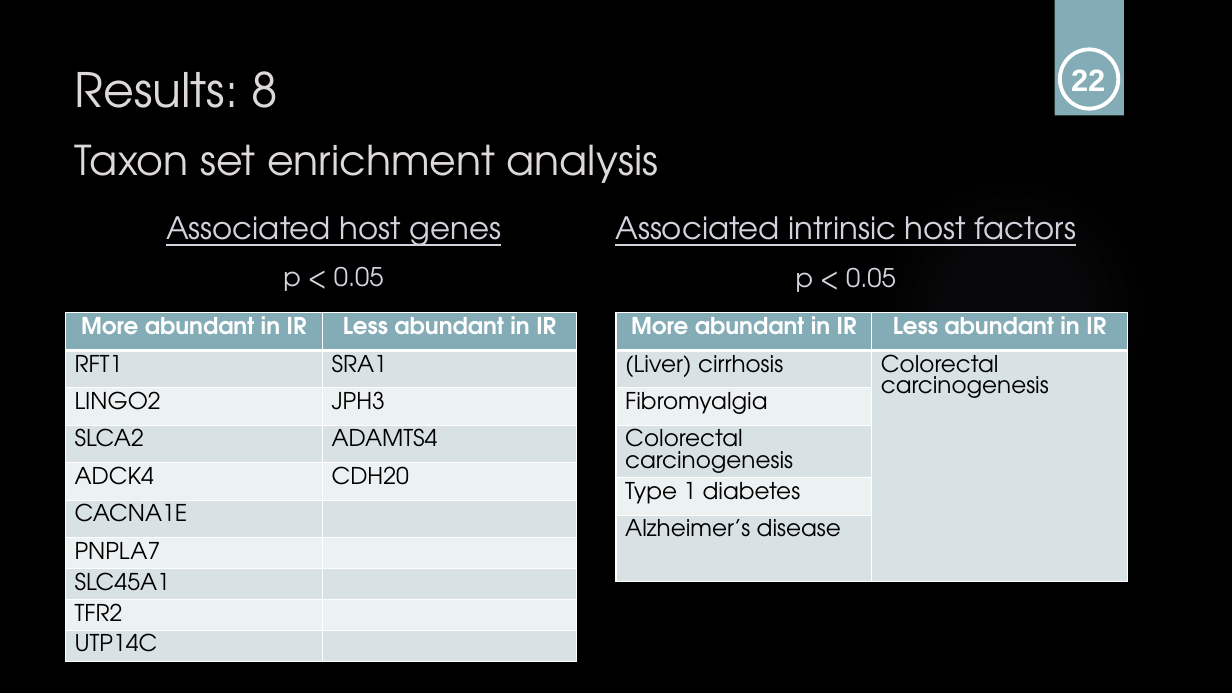
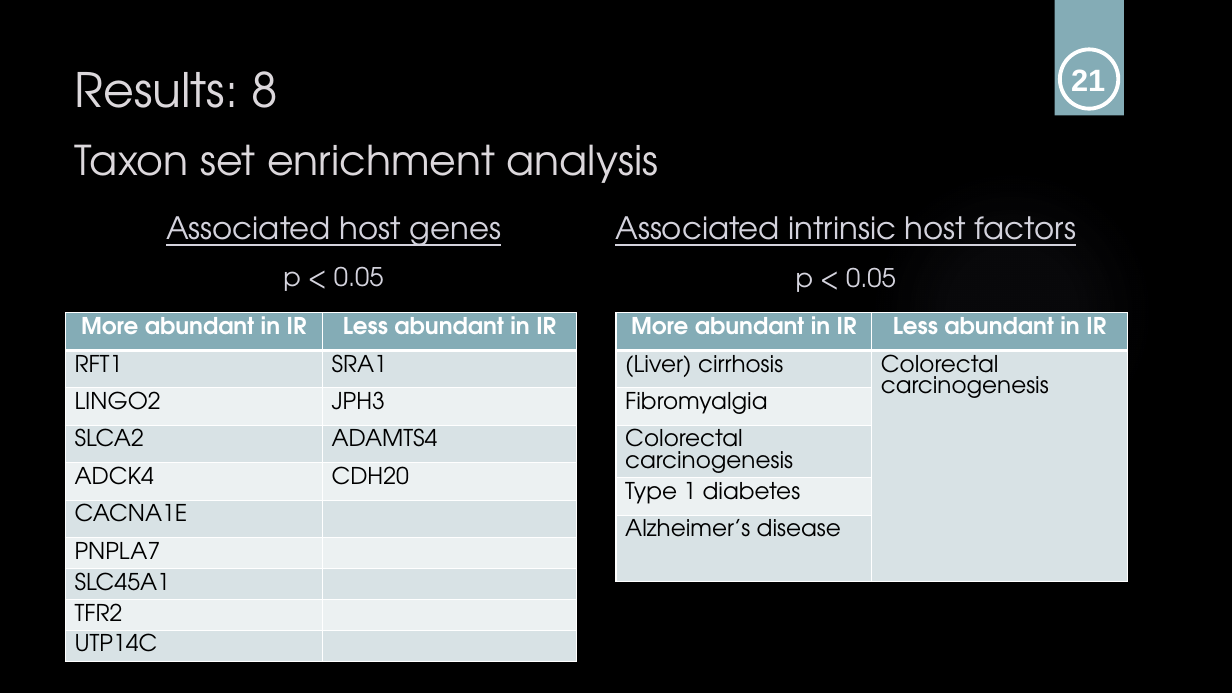
Before and after one commit to sabdeolive/Sabrina_BMS_Bachelor-Internship, a slide deck: slide 22 of Intermediary Presentation.pptx (slide 23 before the commit). Drawn at 1232x693 pixels with LibreOffice and Linux fonts; fonts in the diff are those of the drawing; background and template pictures are left out. Boxes give left, top, right and bottom in pixels: in the first picture for what was removed or moved away, otherwise in the second. Text is boxed around its words. In the diff, an @@ line names an element or a change of style, - is before the commit and + after.

```diff
--- a/Intermediary Presentation.pptx
+++ b/Intermediary Presentation.pptx
@@ text at box(1071, 69, 1105, 91): text changed @@
-22
+21
```
Also in this commit, not shown: 8 other slides changed.
